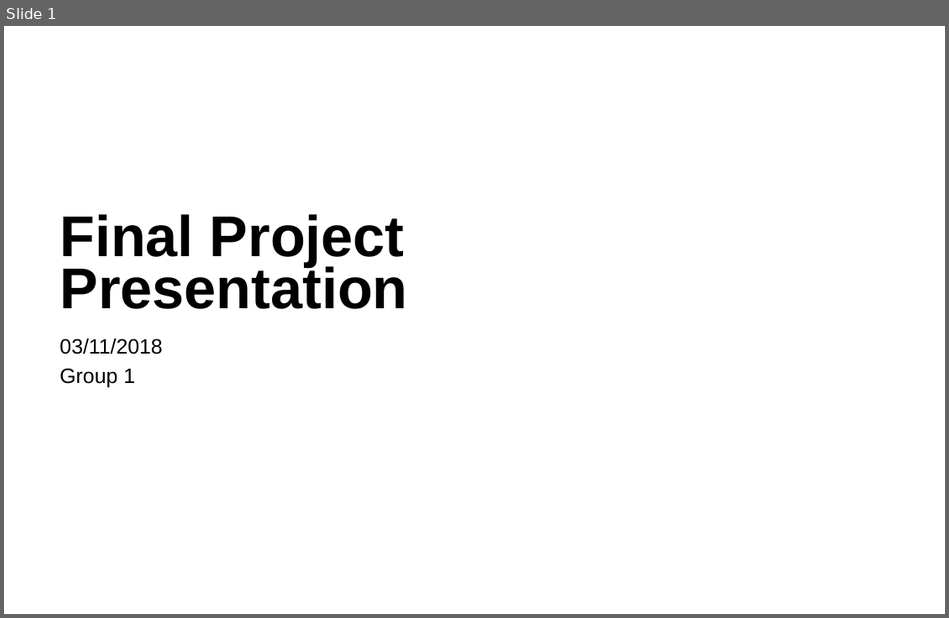
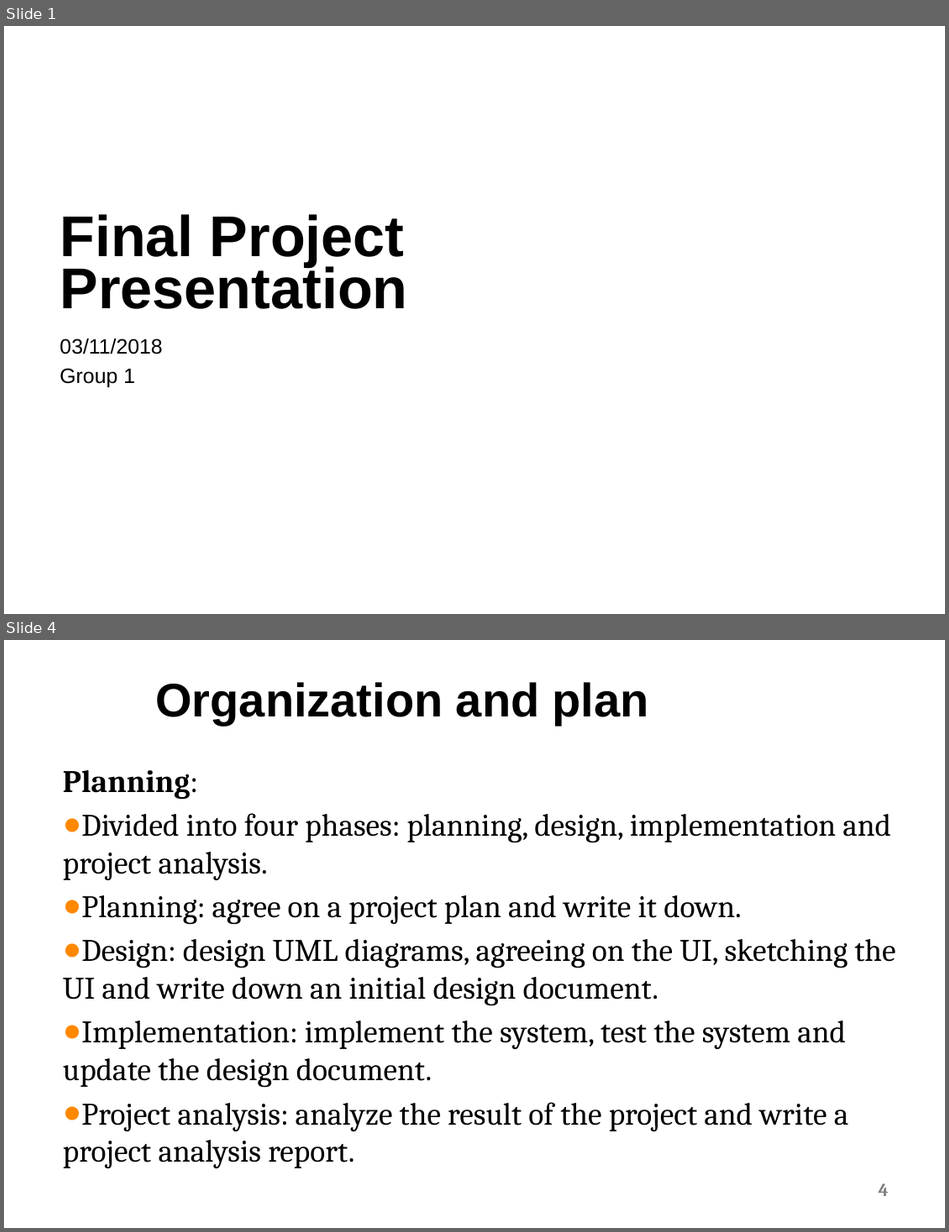
Before and after one commit to vladodjuka/cdt401-online-component-repository, a slide deck: Documentation/Presentations/FinalPresentation.pptx. Shown one above the other, each under a label of ours: slide 1 before the commit, slides 1 and 4 after it; the slides between them are not shown. The pictures are 949x618 and 949x1232 pixels, drawn with LibreOffice and Linux fonts; fonts in the diff are those of the drawing; background and template pictures are left out. Boxes give left, top, right and bottom in pixels: in the first picture for what was removed or moved away, otherwise in the second. Text is boxed around its words. In the diff, an @@ line names an element or a change of style, - is before the commit and + after.

Commit message:
Update final project presentation

```diff
--- a/Documentation/Presentations/FinalPresentation.pptx
+++ b/Documentation/Presentations/FinalPresentation.pptx
@@ slide 4 added at [4,640,945,1228], background #FFFFFF @@
@@ title added at [155,682,649,725], 36 pt, text #000000, bold @@
+Organization and plan
@@ text added at [63,770,895,1168], 24 pt, text #000000 @@
+Planning:
+● Divided into four phases: planning, design, implementation and project analysis.
+● Planning: agree on a project plan and write it down.
+● Design: design UML diagrams, agreeing on the UI, sketching the UI and write down an initial design document.
+● Implementation: implement the system, test the system and update the design document.
+● Project analysis: analyze the result of the project and write a project analysis report.
@@ page number added at [878,1183,889,1196], 14 pt, text #808080, bold @@
+4
```
Also in this commit, not shown: 3 slides changed, 8 other slides added.
